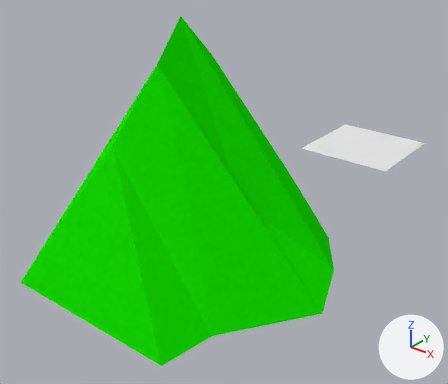
An edit to the Blender file BlenderFiles/SquarePlane.blend, drawn before and after from the same camera.
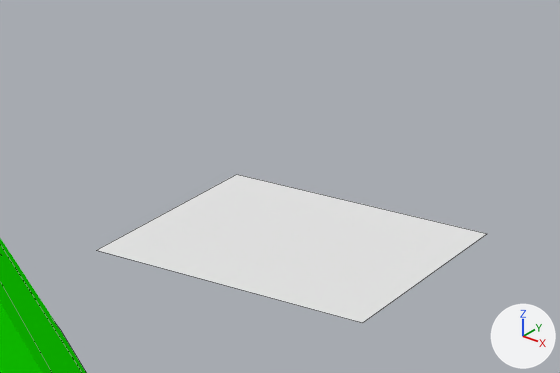
Old and new are each drawn whole from a camera (50 mm lens) standing at (281.0, -599.0, 254.0) and looking at (-10.0, -236.0, 29.0) and again close up on the part from 60% to 100% of the width and 18% to 49% of the height. The lights are fixed; the arrows at lower right show +X, +Y and +Z. The close-ups show mesh edges as thin lines.
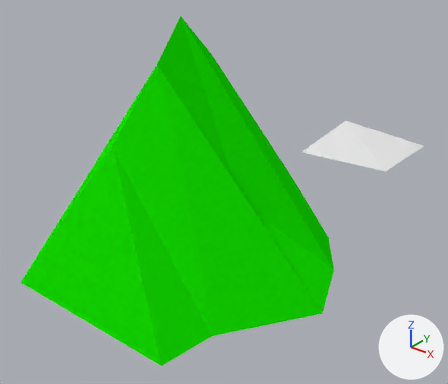
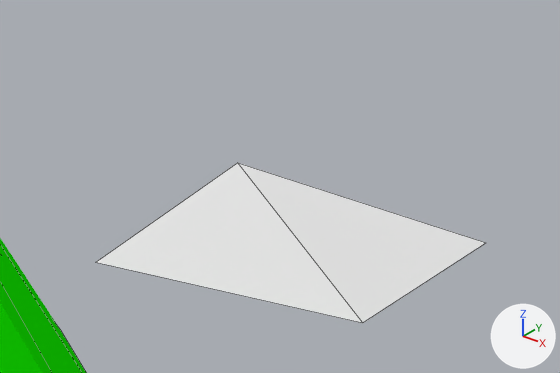
Boxes [x1, y1, x2, y2] around the edits, measured in the close-ups (560 x 373 px):
'Plane', reshaped (7% taller): before [98, 174, 487, 323]; after [97, 163, 485, 323]

What the commit changed:
me_plane has 4 vertices, 1 face and spans x -100.0..100.0, y -100.0..100.0, z 0.0.
me_plane is used by ob_plane; location (0.0, 0.0, 0.0); scale (0.5, 0.5, 1.0).
Verts and faces of me_plane; kept vertices keep their numbers, new ones are numbered from 4.
Before the commit, vertices of me_plane: 0 (-100.0, -100.0, 0.0) at pixel (96, 250), 1 (100.0, -100.0, 0.0) at pixel (362, 322), 2 (-100.0, 100.0, 0.0) at pixel (236, 174), 3 (100.0, 100.0, 0.0) at pixel (487, 233).
Part 1, on me_plane:
Faces deleted: (0, 1, 3, 2).
Vertex 0 moves to (-100.0, -100.0, -5.0), pixel (95, 262).
Vertex 2 moves to (-100.0, 100.0, 5.0), pixel (237, 162).
Vertex 3 moves to (100.0, 100.0, -3.0), pixel (486, 242).
New faces: (0, 1, 2), (1, 3, 2).
